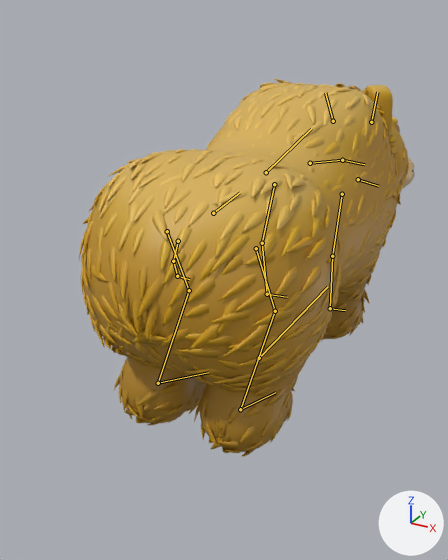
The glTF model game/art/models/brown_bear.glb: old version first, new version second.
Camera for both pictures: a 50 mm lens placed at (1.03, -2.21, 1.45), pointed at (-0.09, -0.17, 0.43). The axes (+X, +Y, +Z) are drawn at lower right. The lights are the same throughout. The older version comes first. Both versions are drawn at frame 11 of the action 'fidget'; the numbers are the values there. The bones that bend it are drawn over the model as lines.

Objects in the first picture: 'brown_bear_movie'.
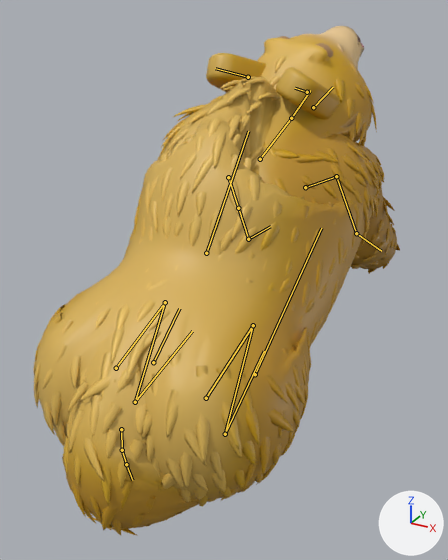
What the commit changed:
Bone 'root' (bone_root) moves from (0.0, 0.0, 0.0) to (0.0, -0.039, -0.065).
Bone 'root' (bone_root) turns from (0, 0, 0) to (32, 0, 0) degrees about its own x, y and z.
Bone 'chest' (bone_chest) turns from (0, 0, 0) to (6, 0, 1) degrees about its own x, y and z.
Bone 'neck' (bone_neck) turns from (8, 0, -19) to (9, 0, -10) degrees about its own x, y and z.
Bone 'head' (bone_head) turns from (-5, 0, -14) to (18, 0, -6) degrees about its own x, y and z.
Bone 'jaw' (bone_jaw) turns from (0, 0, 0) to (-8, 0, 0) degrees about its own x, y and z.
Bone 'ear.L' (bone_ear_l) turns from (-12, 0, 0) to (0, 0, 5) degrees about its own x, y and z.
Bone 'ear.R' (bone_ear_r) turns from (-12, 0, -5) to (0, 0, 0) degrees about its own x, y and z.
Bone 'fl_upper.L' (bone_fl_upper_l) turns from (0, 0, 0) to (29, 0, 11) degrees about its own x, y and z.
Bone 'fl_lower.L' (bone_fl_lower_l) turns from (0, 0, 0) to (-35, 0, 0) degrees about its own x, y and z.
Bone 'fl_foot.L' (bone_fl_foot_l) turns from (0, 0, 0) to (-11, 0, 0) degrees about its own x, y and z.
Bone 'fl_upper.R' (bone_fl_upper_r) turns from (0, 0, 0) to (70, 0, -14) degrees about its own x, y and z.
Bone 'fl_lower.R' (bone_fl_lower_r) turns from (0, 0, 0) to (-98, 0, 0) degrees about its own x, y and z.
Bone 'fl_foot.R' (bone_fl_foot_r) turns from (0, 0, 0) to (-17, 0, 0) degrees about its own x, y and z.
Bone 'hl_upper.L' (bone_hl_upper_l) turns from (0, 0, 0) to (52, 0, 0) degrees about its own x, y and z.
Bone 'hl_lower.L' (bone_hl_lower_l) turns from (0, 0, 0) to (-74, 0, 0) degrees about its own x, y and z.
Bone 'hl_foot.L' (bone_hl_foot_l) turns from (0, 0, 0) to (34, 0, 0) degrees about its own x, y and z.
Bone 'hl_upper.R' (bone_hl_upper_r) turns from (0, 0, 0) to (52, 0, 0) degrees about its own x, y and z.
Bone 'hl_lower.R' (bone_hl_lower_r) turns from (0, 0, 0) to (-74, 0, 0) degrees about its own x, y and z.
Bone 'hl_foot.R' (bone_hl_foot_r) turns from (0, 0, 0) to (34, 0, 0) degrees about its own x, y and z.

Changed parts and their boxes (x1, y1, x2, y2) in the pictures (448 x 560 px):
'brown_bear_movie', posed (9% wider, 35% taller)
    before: (79, 79, 415, 457)
    after: (33, 26, 400, 535)
bone 'root', root to tip
    before: (259, 358) to (327, 287)
    after: (255, 374) to (321, 228)
bone 'chest', root to tip
    before: (266, 172) to (311, 128)
    after: (206, 253) to (248, 131)
bone 'neck', root to tip
    before: (310, 163) to (342, 160)
    after: (260, 159) to (291, 118)
bone 'head', root to tip
    before: (342, 160) to (364, 164)
    after: (291, 118) to (310, 90)
bone 'jaw', root to tip
    before: (358, 179) to (378, 186)
    after: (313, 107) to (333, 87)
bone 'ear.L', root to tip
    before: (333, 121) to (325, 93)
    after: (248, 77) to (215, 68)
bone 'ear.R', root to tip
    before: (371, 122) to (377, 92)
    after: (307, 92) to (295, 88)
bone 'fl_upper.L', root to tip
    before: (274, 184) to (262, 243)
    after: (228, 177) to (238, 208)
bone 'fl_lower.L', root to tip
    before: (262, 243) to (267, 294)
    after: (238, 208) to (248, 239)
bone 'fl_foot.L', root to tip
    before: (267, 294) to (287, 297)
    after: (248, 239) to (270, 226)
bone 'fl_upper.R', root to tip
    before: (342, 194) to (332, 256)
    after: (305, 187) to (336, 176)
bone 'fl_lower.R', root to tip
    before: (332, 256) to (330, 308)
    after: (336, 176) to (356, 233)
bone 'fl_foot.R', root to tip
    before: (330, 308) to (345, 310)
    after: (356, 233) to (381, 251)
bone 'hl_upper.L', root to tip
    before: (167, 231) to (189, 290)
    after: (116, 368) to (165, 302)
bone 'hl_lower.L', root to tip
    before: (189, 290) to (158, 383)
    after: (165, 302) to (135, 402)
bone 'hl_foot.L', root to tip
    before: (158, 383) to (208, 372)
    after: (135, 402) to (192, 331)
bone 'hl_upper.R', root to tip
    before: (256, 248) to (275, 311)
    after: (206, 398) to (253, 325)
bone 'hl_lower.R', root to tip
    before: (275, 311) to (240, 409)
    after: (253, 325) to (225, 434)
bone 'hl_foot.R', root to tip
    before: (240, 409) to (275, 392)
    after: (225, 434) to (264, 351)
